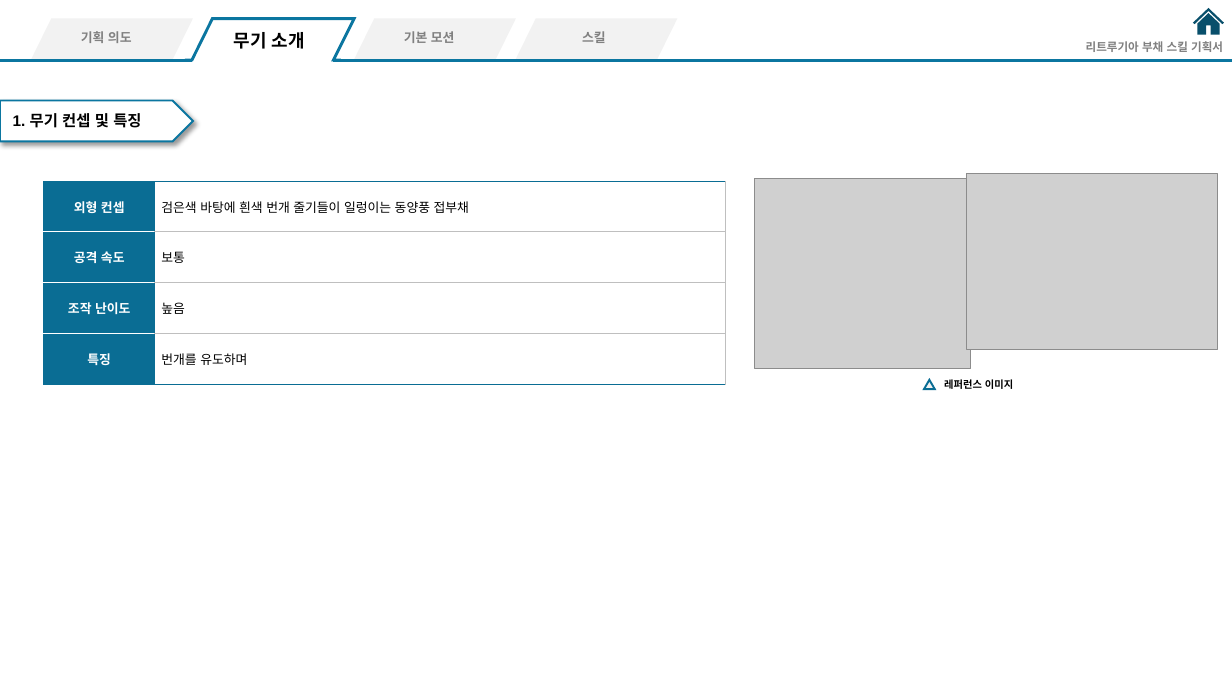
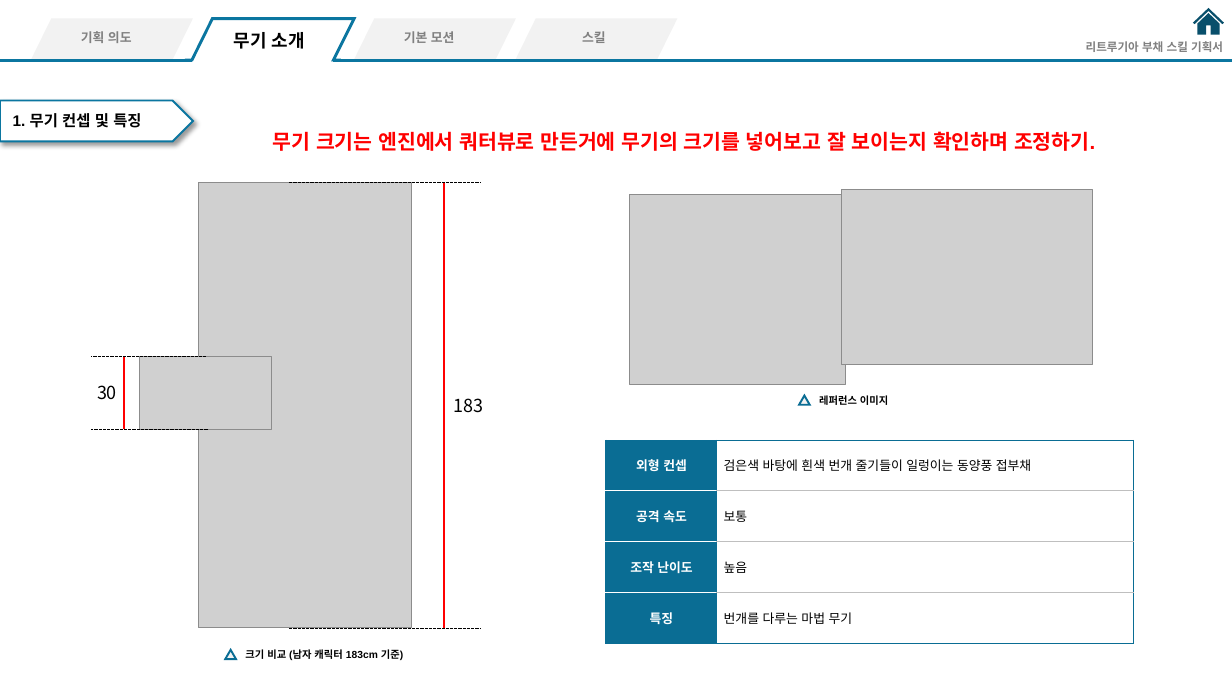
Before and after one commit to hjs0913/GameDesign, a slide deck: slide 5 of 액션&경영 RPG/스킬/리트루기아_부채스킬기획.pptx. Drawn at 1232x693 pixels with LibreOffice and Linux fonts; fonts in the diff are those of the drawing; grey boxes stand for pictures. Boxes give left, top, right and bottom in pixels: in the first picture for what was removed or moved away, otherwise in the second. Text is boxed around its words. In the diff, an @@ line names an element or a change of style, - is before the commit and + after.

Commit message:
무기 소개 - 무기 컨셉및특징 / 이펙트 컨셉

```diff
--- a/액션&경영 RPG/스킬/리트루기아_부채스킬기획.pptx
+++ b/액션&경영 RPG/스킬/리트루기아_부채스킬기획.pptx
@@ text added at box(273, 131, 1095, 151), 16 pt, text #FF0000, bold @@
+무기 크기는 엔진에서 쿼터뷰로 만든거에 무기의 크기를 넣어보고 잘 보이는지 확인하며 조정하기.
@@ group added at box(91, 183, 483, 628): 6 lines, 2 pictures, 2 texts @@
+30
+183
@@ 2 pictures, 1 text, 1 triangle: place and size @@
-2 pictures, 1 text, 1 triangle at box(755, 174, 1218, 389)
+2 pictures, 1 text, 1 triangle at box(630, 189, 1092, 405)
@@ table at box(606, 441, 1134, 643) @@
-row 4, column 2: 번개를 유도하며
+row 4, column 2: 번개를 다루는 마법 무기
@@ borders changed @@
@@ table: place and size @@
-table at box(43, 182, 725, 384)
+table at box(606, 441, 1134, 643)
@@ triangle added at box(226, 650, 237, 659), fill #F2F2F2, outline #0A6D94 1.5 pt @@
@@ text added at box(245, 649, 403, 660), 8 pt, text #000000, bold @@
+크기 비교 (남자 캐릭터 183cm 기준)
```
Also in this commit, not shown: 2 other slides changed, 3 other files.
